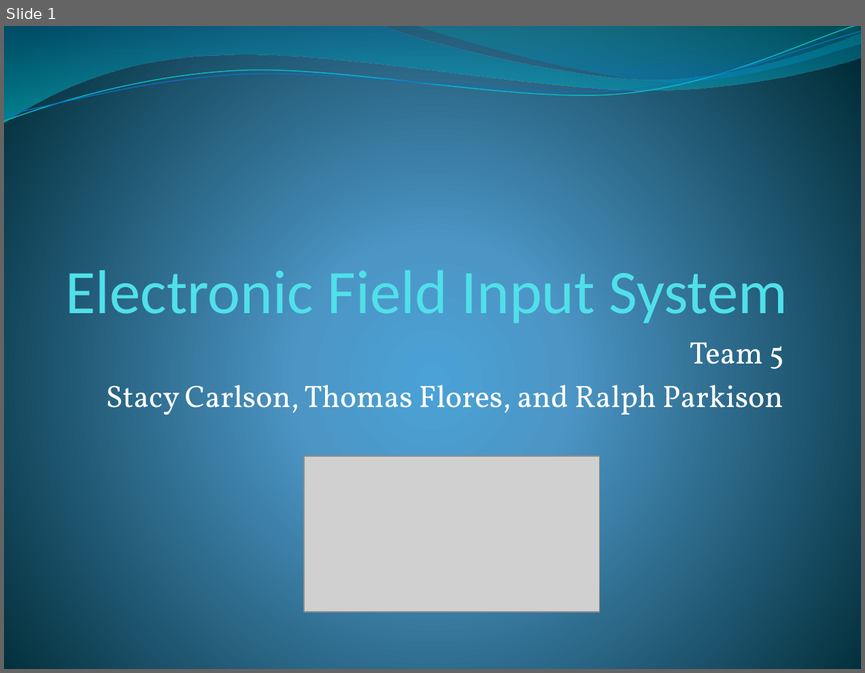
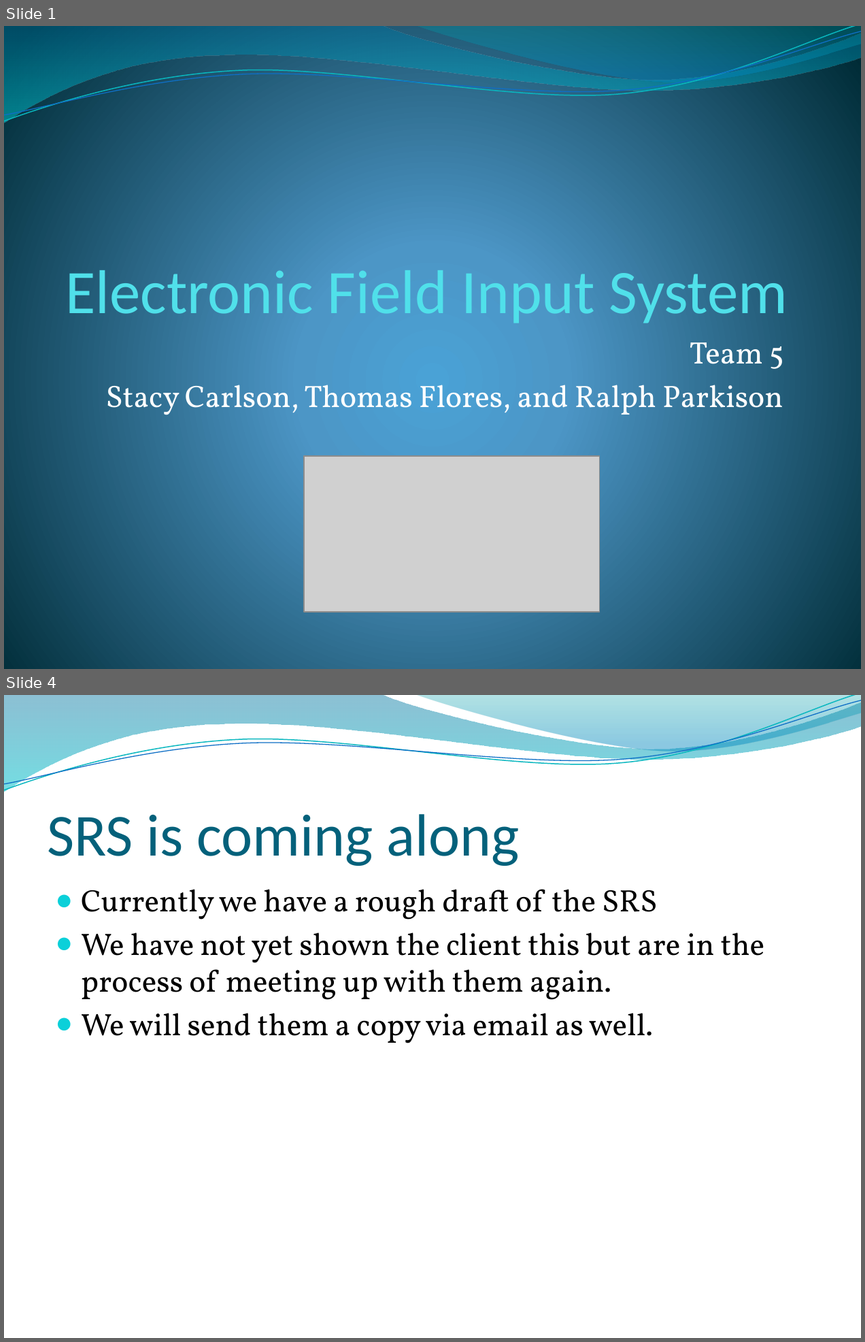
Before and after one commit to ameindygogirl/FishSeniorProject, a slide deck: Briefing2.pptx. Shown one above the other, each under a label of ours: slide 1 before the commit, slides 1 and 4 after it; the slides between them are not shown. The pictures are 865x673 and 865x1342 pixels, drawn with LibreOffice and Linux fonts; fonts in the diff are those of the drawing; grey boxes stand for pictures; background and template pictures are left out. Boxes give left, top, right and bottom in pixels: in the first picture for what was removed or moved away, otherwise in the second. Text is boxed around its words. In the diff, an @@ line names an element or a change of style, - is before the commit and + after.

```diff
--- a/Briefing2.pptx
+++ b/Briefing2.pptx
@@ slide 4 added at (4, 695, 861, 1338), background picture (left out); not listed: 4 template elements that a slide beside it also shows @@
@@ title added at (47, 814, 519, 866), 50 pt, text #04617B @@
+SRS is coming along
@@ text added at (81, 889, 765, 1043), 26 pt, text #000000 @@
+● Currently we have a rough draft of the SRS
+● We have not yet shown the client this but are in the process of meeting up with them again.
+● We will send them a copy via email as well.
```
Also in this commit, not shown: 2 other slides added, 1 other file.
